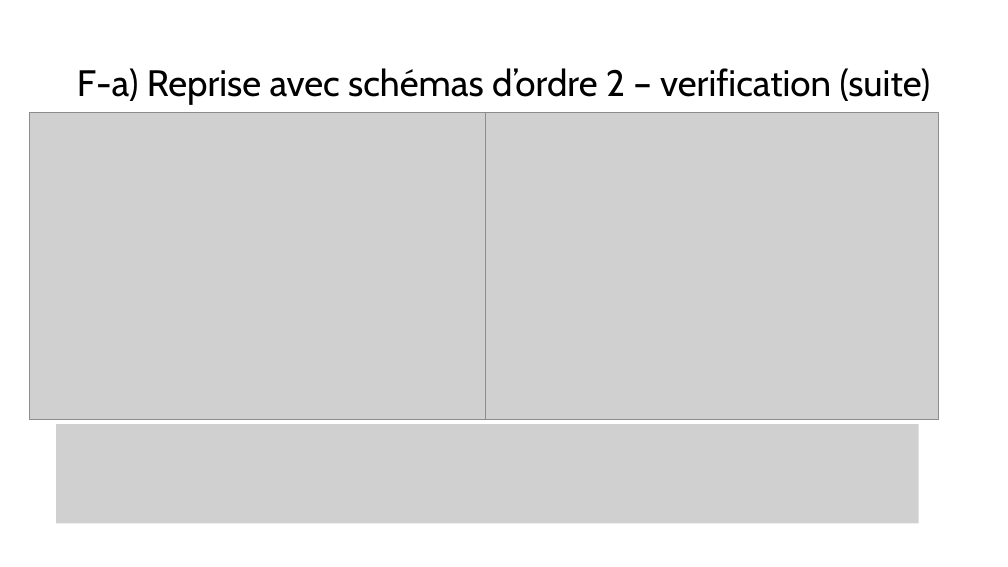
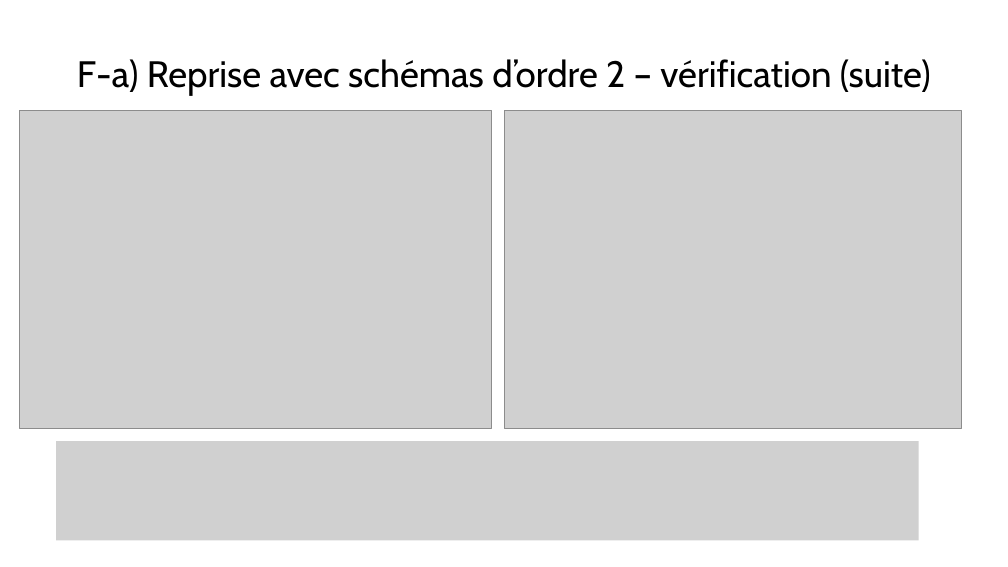
Before and after one commit to mehdibendaya/MEC8211-DEV1, a slide deck: slide 16 of Devoir_1.pptx. Drawn at 1008x567 pixels with LibreOffice and Linux fonts; fonts in the diff are those of the drawing; grey boxes stand for pictures. Boxes give left, top, right and bottom in pixels: in the first picture for what was removed or moved away, otherwise in the second. Text is boxed around its words. In the diff, an @@ line names an element or a change of style, - is before the commit and + after.

```diff
--- a/Devoir_1.pptx
+++ b/Devoir_1.pptx
@@ title at [77, 59, 931, 96]: text changed @@
-F-a) Reprise avec schémas d’ordre 2 – verification (suite)
+F-a) Reprise avec schémas d’ordre 2 – vérification (suite)
@@ picture: place and size @@
-picture at [29, 113, 485, 420]
+picture at [20, 110, 492, 428]
@@ picture: place and size @@
-picture at [482, 113, 938, 420]
+picture at [504, 111, 962, 429]
@@ picture: place and size @@
-picture at [56, 424, 919, 523]
+picture at [56, 442, 919, 541]
```
Also in this commit, not shown: 1 other slide changed.
